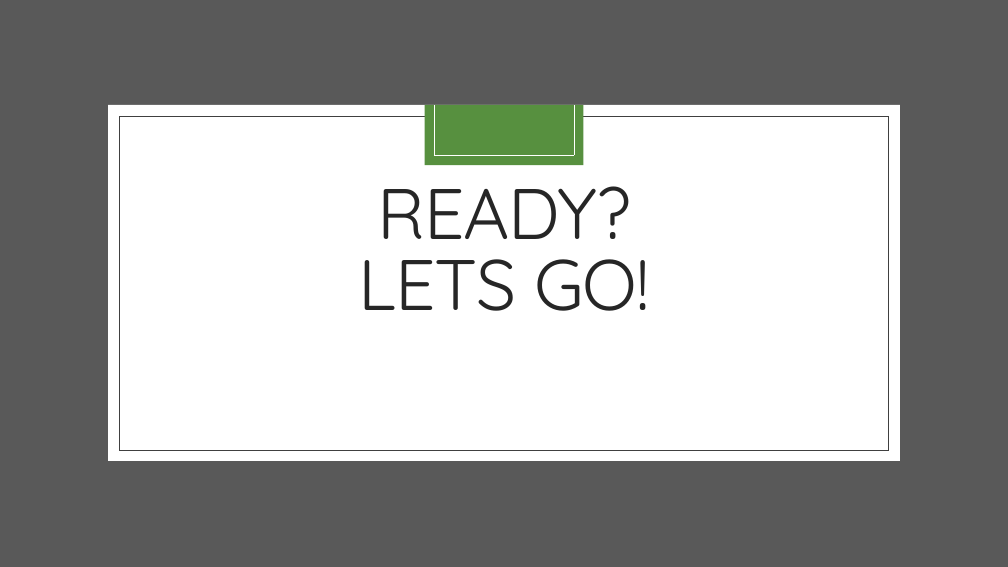
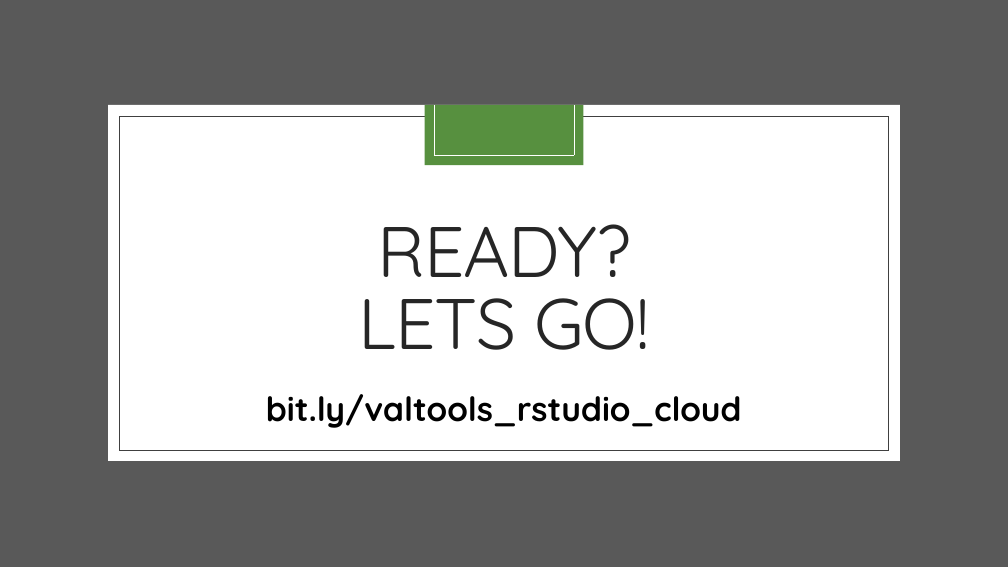
Before and after one commit to FredHutch/R_Package_Validation_Tutorial, a slide deck: slide 23 of Slides/Slides-01-Welcome_and_Orientation/Slides-01-Welcome_and_Orientation.pptx (slide 21 before the commit). Drawn at 1008x567 pixels with LibreOffice and Linux fonts; fonts in the diff are those of the drawing. Boxes give left, top, right and bottom in pixels: in the first picture for what was removed or moved away, otherwise in the second. Text is boxed around its words. In the diff, an @@ line names an element or a change of style, - is before the commit and + after.

```diff
--- a/Slides/Slides-01-Welcome_and_Orientation/Slides-01-Welcome_and_Orientation.pptx
+++ b/Slides/Slides-01-Welcome_and_Orientation/Slides-01-Welcome_and_Orientation.pptx
@@ title "READY? LETS GO!": place and size @@
-title "READY? LETS GO!" at bbox=[358, 186, 650, 311]
+title "READY? LETS GO!" at bbox=[358, 224, 650, 350]
@@ text added at bbox=[266, 394, 742, 428], 32 pt, text #000000, bold @@
+bit.ly/valtools_rstudio_cloud
```
Also in this commit, not shown: 6 other slides changed, 2 slides added, 1 other file.
